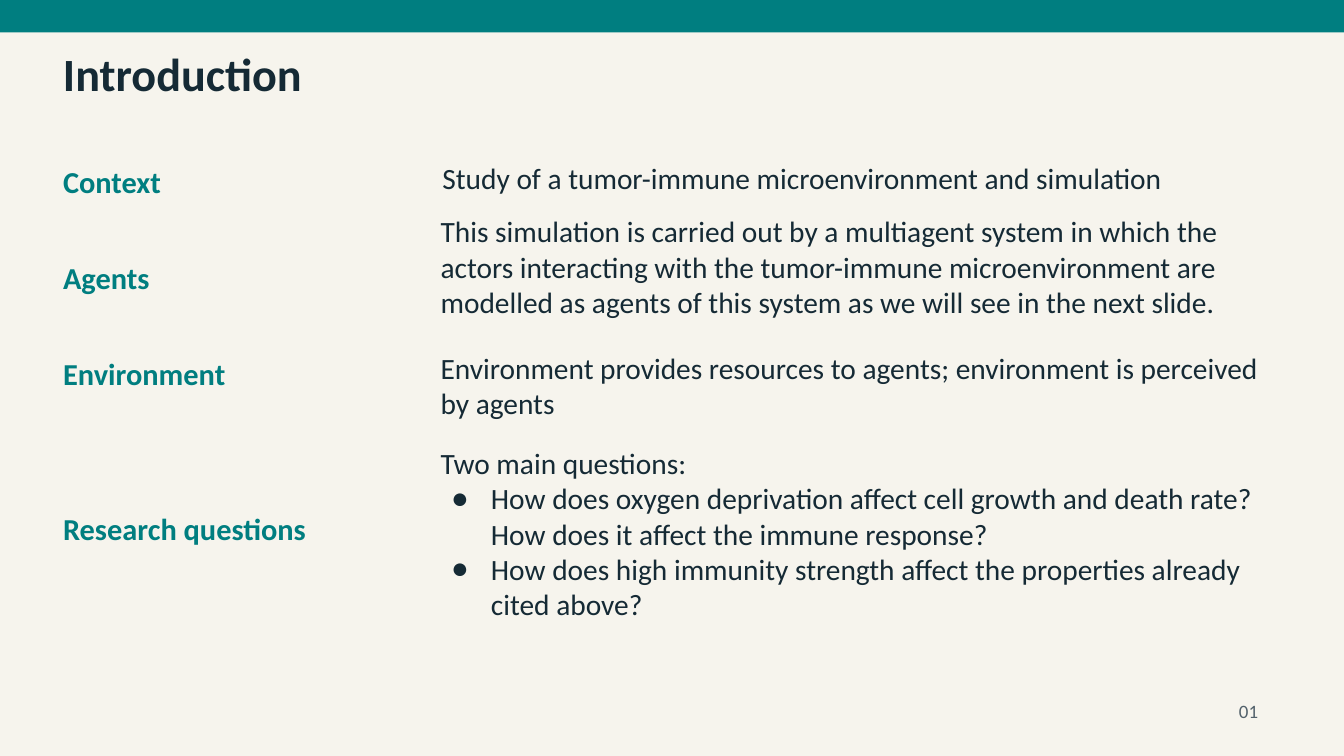
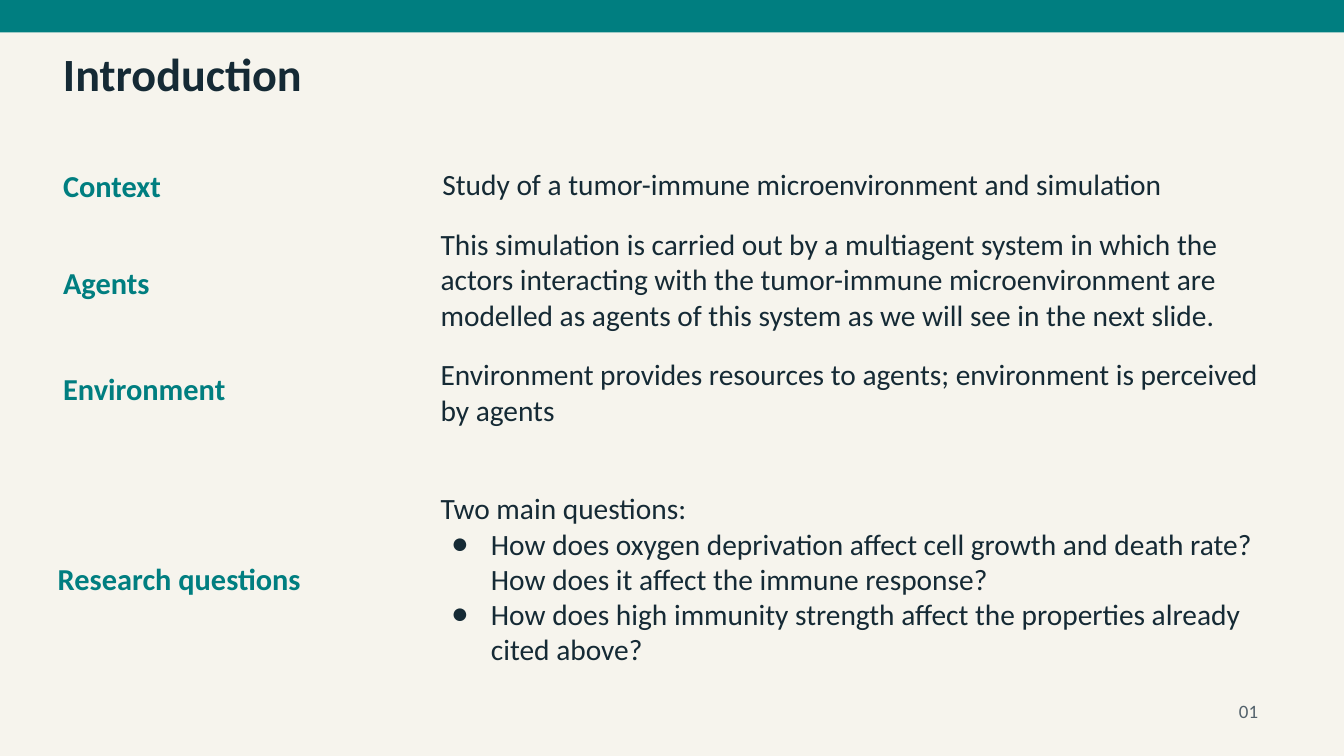
Before and after one commit to younidev-org/masl-research, a slide deck: slide 2 of assignment-1/report/tumor-immune-microenvironment.pptx. Drawn at 1344x756 pixels with LibreOffice and Linux fonts; fonts in the diff are those of the drawing. Boxes give left, top, right and bottom in pixels: in the first picture for what was removed or moved away, otherwise in the second. Text is boxed around its words. In the diff, an @@ line names an element or a change of style, - is before the commit and + after.

```diff
--- a/assignment-1/report/tumor-immune-microenvironment.pptx
+++ b/assignment-1/report/tumor-immune-microenvironment.pptx
@@ text "This simulation is carried out ...": place and size @@
-text "This simulation is carried out ..." at <box>441,221,1217,318</box>
+text "This simulation is carried out ..." at <box>441,234,1217,331</box>
@@ text "Environment": place and size @@
-text "Environment" at <box>63,363,225,386</box>
+text "Environment" at <box>63,378,225,401</box>
@@ text "Environment provides resources to agents; ...": place and size @@
-text "Environment provides resources to agents; ..." at <box>441,358,1258,419</box>
+text "Environment provides resources to agents; ..." at <box>441,364,1258,426</box>
@@ text "Two main questions:": place and size @@
-text "Two main questions:" at <box>441,453,1251,616</box>
+text "Two main questions:" at <box>441,498,1251,661</box>
@@ vertical alignment top to middle in 5 elements at <box>63,177,161,198</box>, <box>442,174,1161,200</box>, <box>63,274,149,299</box>, <box>63,378,225,401</box>, <box>58,568,300,595</box> @@
@@ text "Research questions": place and size @@
-text "Research questions" at <box>63,518,306,545</box>
+text "Research questions" at <box>58,568,300,595</box>
```
Also in this commit, not shown: 1 other slide changed.
